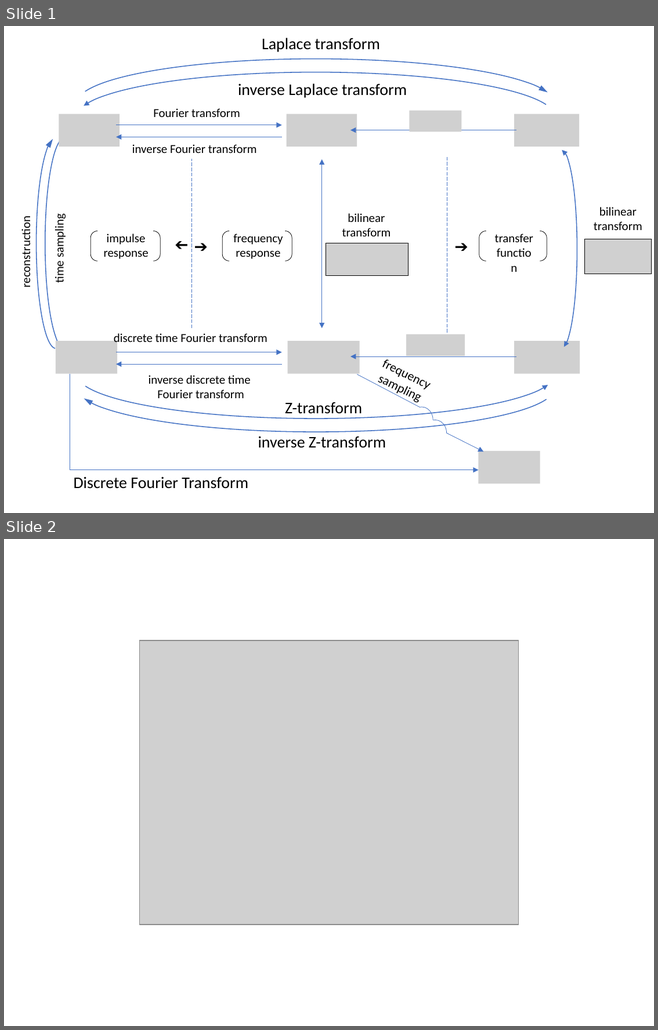
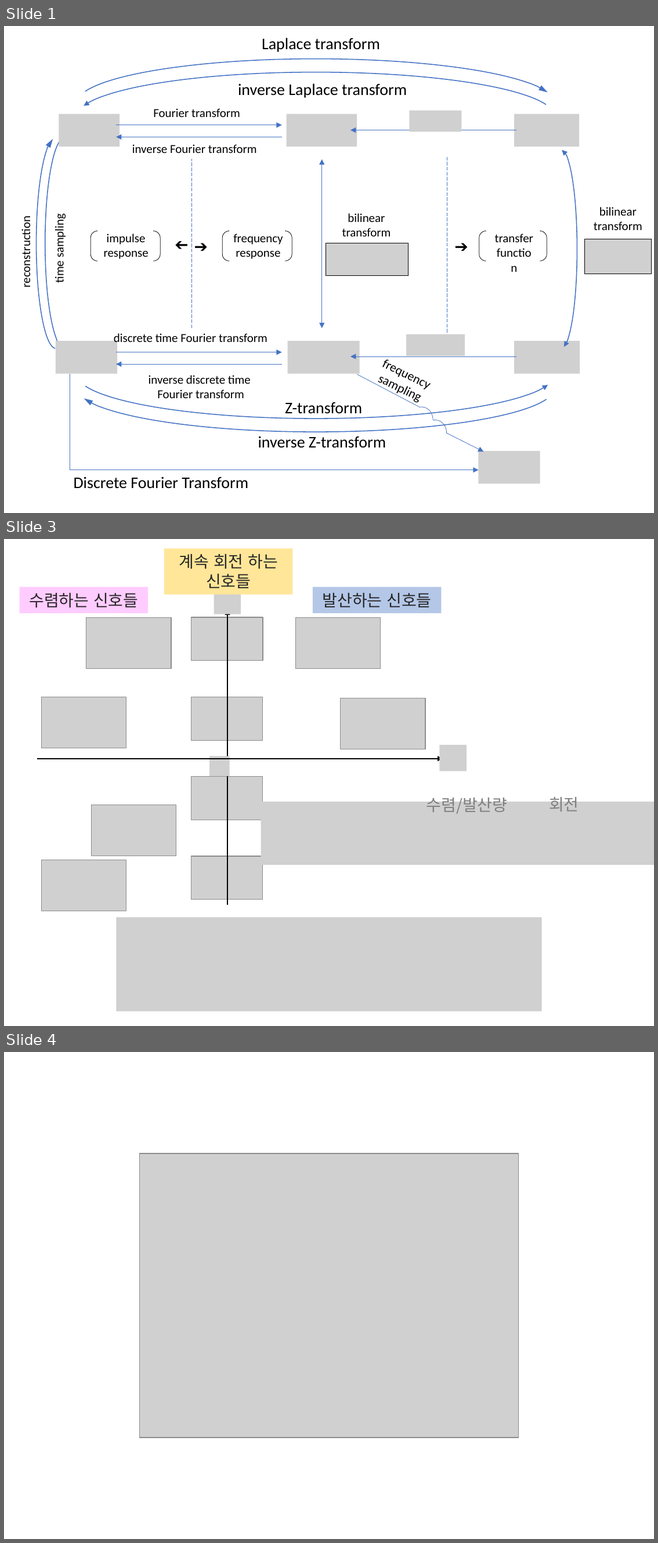
Before and after one commit to answeredbyablemind/answeredbyablemind.github.io, a slide deck: pics/2019-08-12_Laplace_Transform/pics.pptx. Shown one above the other, each under a label of ours: slides 1 and 2 before the commit, slides 1, 3 and 4 after it; the slides between them are not shown. The pictures are 658x1030 and 658x1543 pixels, drawn with LibreOffice and Linux fonts; fonts in the diff are those of the drawing; grey boxes stand for pictures. Boxes give left, top, right and bottom in pixels: in the first picture for what was removed or moved away, otherwise in the second. Text is boxed around its words. In the diff, an @@ line names an element or a change of style, - is before the commit and + after.

```diff
--- a/pics/2019-08-12_Laplace_Transform/pics.pptx
+++ b/pics/2019-08-12_Laplace_Transform/pics.pptx
@@ slide 3 added at (4,539,654,1026), background #FFFFFF @@
@@ rectangle added at (164,549,292,595), fill #FFE699, 18 pt, text #262626 @@
+계속 회전 하는 신호들
@@ rectangle added at (20,587,148,613), fill #FFCCFF, 18 pt, text #262626 @@
+수렴하는 신호들
@@ picture added at (214,588,241,614) @@
@@ rectangle added at (313,587,441,613), fill #B4C7E7, 18 pt, text #262626 @@
+발산하는 신호들
@@ picture added at (86,618,172,669) @@
@@ picture added at (191,618,263,661) @@
@@ arrow added from (227, 905) to (227, 610), #000000 1.5 pt @@
@@ picture added at (296,618,381,669) @@
@@ picture added at (42,697,127,748) @@
@@ picture added at (191,697,263,740) @@
@@ picture added at (340,698,426,750) @@
@@ picture added at (439,745,466,771) @@
@@ arrow added from (37, 759) to (442, 759), #000000 1.5 pt @@
@@ picture added at (209,756,230,776) @@
@@ line added from (221, 759) to (233, 759), #000000 1 pt @@
@@ picture added at (191,777,263,820) @@
@@ text added at (426,795,507,814), 18 pt, text #808080 @@
+수렴/발산량
@@ text added at (549,794,579,812), 18 pt, text #808080 @@
+회전
@@ picture added at (91,805,176,857) @@
@@ picture added at (260,801,654,864) @@
@@ picture added at (42,860,127,911) @@
@@ picture added at (191,856,263,900) @@
@@ picture added at (117,918,542,1012) @@
@@ what was slide 2 is now slide 4 @@
```
Also in this commit, not shown: 1 other slide added, 4 other files.
